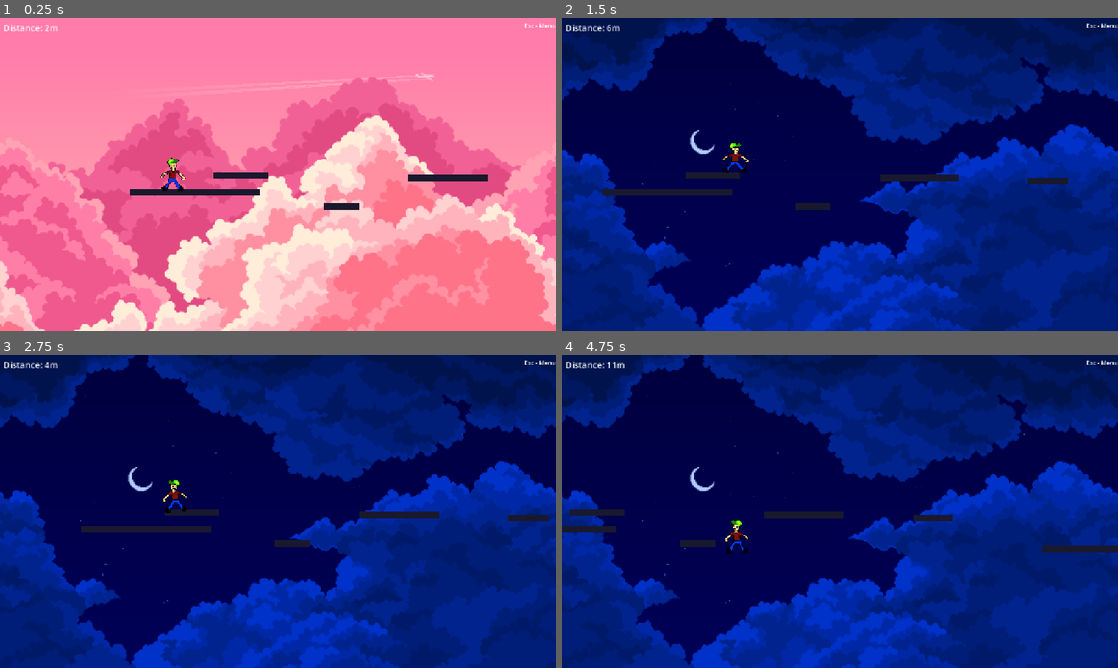
Above: before the commit, frames 1-4 (two rows, left to right).
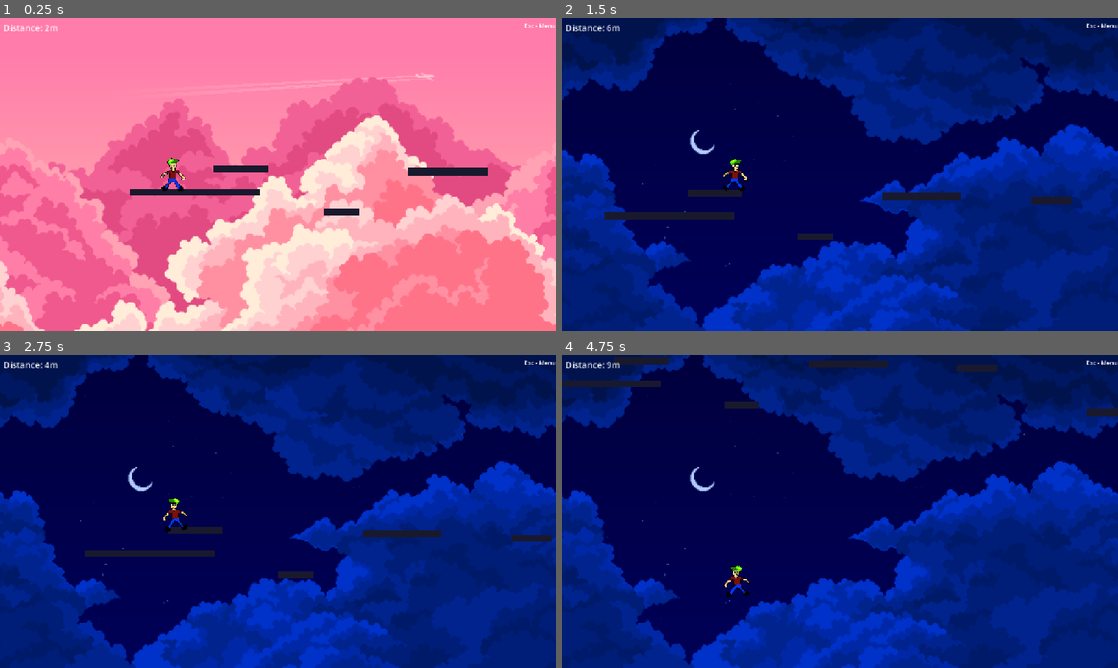
Above: after the commit, the same moments.

Repository: jchildree/Solatice-Gam-Jam-26
Game: Godot game, scene res://scenes/endless.tscn
The game is run twice, just before and just after one commit, with the same random seed, the same clock (stepped at 60 frames per second) and the same inputs. This scene is started directly instead of the project's main scene.
Inputs:
- Up to frame 1 (0.25 s): no input
- Up to frame 2 (1.5 s): hold D (move_right) from 0.53 s (still down); tap Ctrl (dash) at 0.6 s; tap Space (jump) at 0.77 s; tap E (toggle) at 1.35 s
- Up to frame 3 (2.75 s): tap Space (jump) at 1.52 s; release D (move_right) at 2.03 s; hold A (move_left) from 2.03 s (still down); tap Ctrl (dash) at 2.1 s
- Up to frame 4 (4.75 s): release A (move_left) at 2.78 s; hold D (move_right) 2.78-4.28 s; tap E (toggle) at 2.85, 4.35 s; tap Space (jump) at 3.02, 3.77, 4.52 s; tap Ctrl (dash) at 3.6 s; hold A (move_left) from 4.28 s (still down)

The runs differ from the first frame. In frame 1, 1.2% of the frame differs, in the area x 38-88%, y 47-64%; in frame 2, 2.7%; in frame 3, 2.6%; in frame 4, 3.1%, in the area x 0-100%, y 0-78%.

Commit message:
feat(endless): add verticality - expand Y range and remove camera vertical limits
Co-Authored-By: Claude Sonnet 4.6 <noreply@anthropic.com>

Diff:
--- a/scripts/endless.gd
+++ b/scripts/endless.gd
@@ -3,7 +3,7 @@
 const CHUNK_WIDTH := 640.0
 const SPAWN_LOOKAHEAD := 1280.0
 const DESPAWN_BEHIND := 1280.0
-const KILL_Y := 800.0
+const KILL_Y := 1400.0
 
 const DAY_SKY_LAYERS = [
 	"res://assets/sprites/backgrounds/sky_day_1.png",
@@ -45,8 +45,6 @@
 		_spawn_chunk()
 
 	camera.limit_left = -200
-	camera.limit_top = 0
-	camera.limit_bottom = 720
 	camera.limit_right = 10000000
 	player.reset()
 
--- a/scripts/endless_chunk.gd
+++ b/scripts/endless_chunk.gd
@@ -6,9 +6,9 @@
 const MAX_PLATFORM_W := 200.0
 const MIN_GAP := 60.0
 const MAX_GAP := 160.0
-const MAX_DELTA_Y := 100.0
-const Y_MIN := 180.0
-const Y_MAX := 580.0
+const MAX_DELTA_Y := 140.0
+const Y_MIN := -300.0
+const Y_MAX := 1000.0
 
 func generate(rng: RandomNumberGenerator, entry_y: float) -> float:
 	var y := clampf(entry_y, Y_MIN, Y_MAX)
